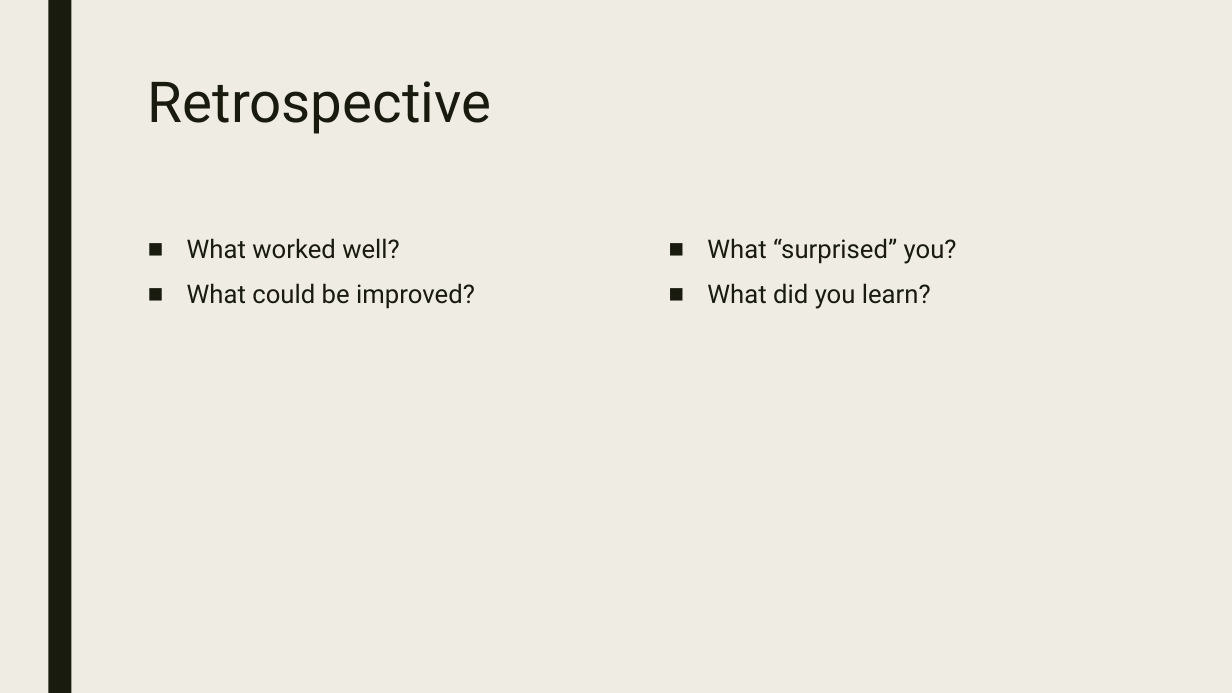
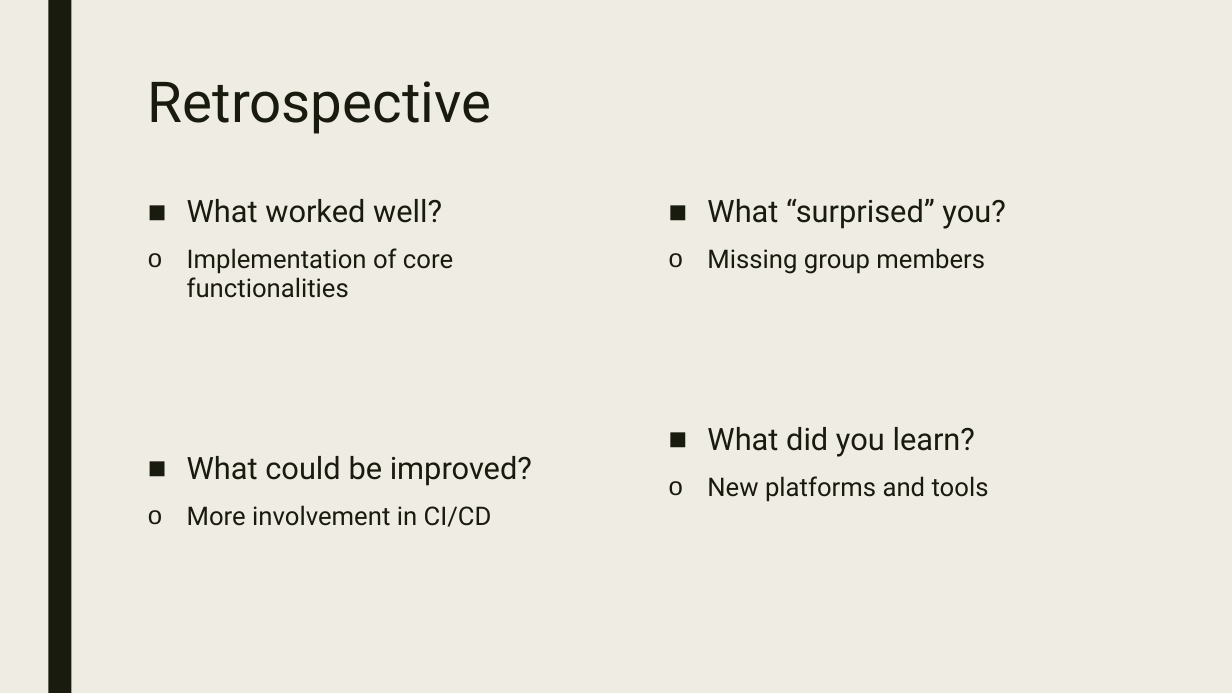
Before and after one commit to RMIT-SEPT/majorproject-5-wed-16-30-6, a slide deck: slide 6 of docs/Presentation/milestone3_presentation.pptx (slide 5 before the commit). Drawn at 1232x693 pixels with LibreOffice and Linux fonts; fonts in the diff are those of the drawing. Boxes give left, top, right and bottom in pixels: in the first picture for what was removed or moved away, otherwise in the second. Text is boxed around its words. In the diff, an @@ line names an element or a change of style, - is before the commit and + after.

Commit message:
Update presentation slides

```diff
--- a/docs/Presentation/milestone3_presentation.pptx
+++ b/docs/Presentation/milestone3_presentation.pptx
@@ text "What worked well?": place and size @@
-text "What worked well?" at box(187, 238, 475, 309)
+text "What worked well?" at box(187, 199, 532, 527)
@@ text at box(187, 199, 532, 486): size 20 to 24 pt in "What worked well?", "What could be improved?" @@
@@ text "What “surprised” you?": place and size @@
-text "What “surprised” you?" at box(707, 238, 957, 309)
+text "What “surprised” you?" at box(707, 199, 1005, 502)
@@ text at box(707, 199, 1005, 457): size 20 to 24 pt in "What “surprised” you?", "What did you learn?" @@
@@ text at box(187, 248, 453, 298): paragraph added @@
+o Implementation of core functionalities
@@ text at box(707, 248, 985, 274): paragraph added @@
+o Missing group members
@@ text at box(707, 476, 989, 502): paragraph added @@
+o New platforms and tools
@@ text at box(187, 505, 492, 527): paragraph added @@
+o More involvement in CI/CD
```
Also in this commit, not shown: 1 other slide changed, 1 slide added.
